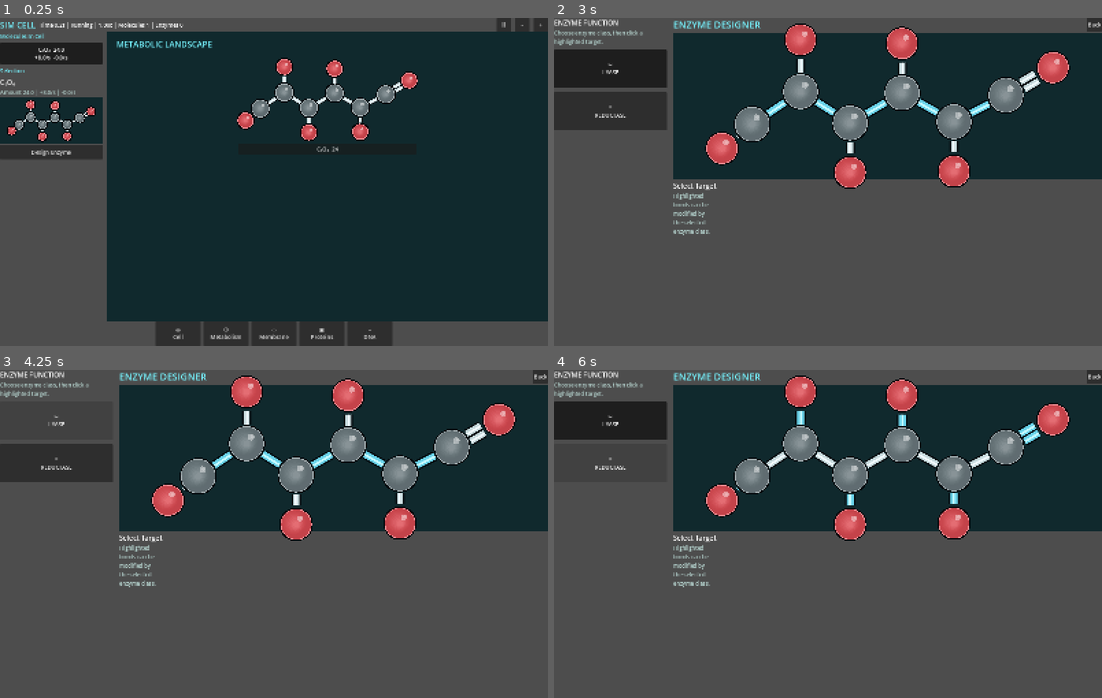
Above: before the commit, frames 1-4 (two rows, left to right).
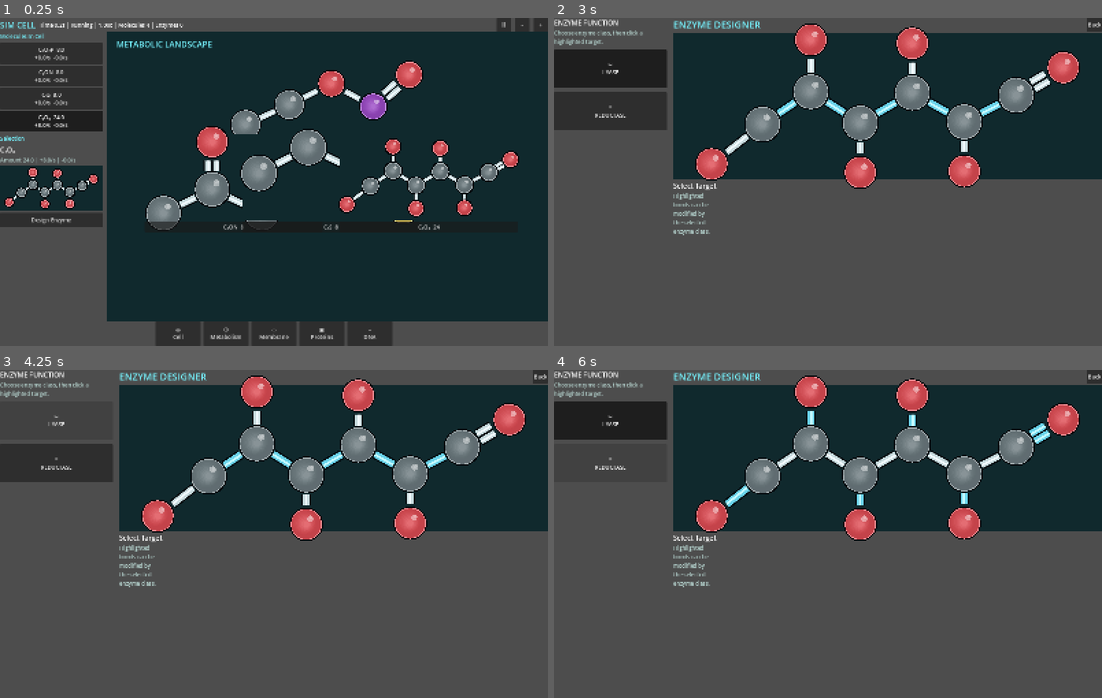
Above: after the commit, the same moments.

Repository: EliasEnglund/SimCell
Game: Godot game, scene res://scenes/main.tscn
Two runs of this game, one before a commit and one after it. Both use one fixed random seed, a clock stepped at 60 frames per second and the inputs below.
Inputs:
- Up to frame 1 (0.25 s): no input
- Up to frame 2 (3 s): click "Ⅱ" at 0.5 s; click "-" at 1.25 s; click "+" at 2 s; click "C₆O₆ 28.0 +8.0/s -0.0/s" at 2.75 s
- Up to frame 3 (4.25 s): click "✂ LYASE" at 3.5 s
- Up to frame 4 (6 s): click "= REDUCTASE" at 4.25 s; click "✂ LYASE" at 5 s; click "= REDUCTASE" at 5.75 s

The runs differ from the first frame. In frame 1, 16% of the frame differs, in the area x 0-95%, y 1-65%; in frame 2, 8.4%; in frame 3, 8.4%; in frame 4, 8.4%.

Commit message:
Add demo molecule shapes for rendering workshop

Diff:
--- a/scripts/core/molecule_graph.gd
+++ b/scripts/core/molecule_graph.gd
@@ -16,7 +16,7 @@
 		Vector2(190.0, -20.0)
 	]
 	var oxygen_offsets := [
-		Vector2(-50.0, 40.0),
+		Vector2(-84.0, 66.0),
 		Vector2(0.0, -86.0),
 		Vector2(0.0, 82.0),
 		Vector2(0.0, -82.0),
@@ -37,6 +37,65 @@
 	for i in 6:
 		bonds.append({"a": i * 2, "b": i * 2 + 1, "order": 2 if i == 5 else 1})
 	return normalize({"name": "Glucose", "atoms": atoms, "bonds": bonds})
+
+static func demo_molecules() -> Array[Dictionary]:
+	return [
+		_demo_nitrogen_fragment(),
+		_demo_phosphate_fragment(),
+		_demo_sulfur_fragment()
+	]
+
+static func _demo_nitrogen_fragment() -> Dictionary:
+	return normalize({
+		"name": "Amino Fragment",
+		"atoms": [
+			{"element": CARBON, "pos": Vector2(-82.0, 16.0)},
+			{"element": CARBON, "pos": Vector2(0.0, -24.0)},
+			{"element": CARBON, "pos": Vector2(84.0, 16.0)},
+			{"element": OXYGEN, "pos": Vector2(0.0, -104.0)},
+			{"element": "N", "pos": Vector2(154.0, -44.0)}
+		],
+		"bonds": [
+			{"a": 0, "b": 1, "order": 1},
+			{"a": 1, "b": 2, "order": 1},
+			{"a": 1, "b": 3, "order": 2},
+			{"a": 2, "b": 4, "order": 1}
+		]
+	})
+
+static func _demo_phosphate_fragment() -> Dictionary:
+	return normalize({
+		"name": "Phosphorylated Fragment",
+		"atoms": [
+			{"element": CARBON, "pos": Vector2(-70.0, 22.0)},
+			{"element": CARBON, "pos": Vector2(18.0, -18.0)},
+			{"element": OXYGEN, "pos": Vector2(102.0, -60.0)},
+			{"element": "P", "pos": Vector2(186.0, -14.0)},
+			{"element": OXYGEN, "pos": Vector2(258.0, -78.0)}
+		],
+		"bonds": [
+			{"a": 0, "b": 1, "order": 1},
+			{"a": 1, "b": 2, "order": 1},
+			{"a": 2, "b": 3, "order": 1},
+			{"a": 3, "b": 4, "order": 2}
+		]
+	})
+
+static func _demo_sulfur_fragment() -> Dictionary:
+	return normalize({
+		"name": "Sulfur Fragment",
+		"atoms": [
+			{"element": CARBON, "pos": Vector2(-80.0, 18.0)},
+			{"element": CARBON, "pos": Vector2(0.0, -24.0)},
+			{"element": CARBON, "pos": Vector2(82.0, 16.0)},
+			{"element": "S", "pos": Vector2(154.0, 74.0)}
+		],
+		"bonds": [
+			{"a": 0, "b": 1, "order": 1},
+			{"a": 1, "b": 2, "order": 1},
+			{"a": 2, "b": 3, "order": 1}
+		]
+	})
 
 static func clone(graph: Dictionary) -> Dictionary:
 	var atoms: Array[Dictionary] = []
--- a/scripts/core/simulation_state.gd
+++ b/scripts/core/simulation_state.gd
@@ -59,6 +59,11 @@
 	molecule_amounts[glucose_id] = 24.0
 	molecule_rates[glucose_id] = {"production": GLUCOSE_IMPORT_PER_SECOND, "consumption": 0.0}
 	selected_molecule = glucose_id
+	for demo in Graph.demo_molecules():
+		var demo_id: String = demo["signature"]
+		molecule_types[demo_id] = demo
+		molecule_amounts[demo_id] = 8.0
+		molecule_rates[demo_id] = {"production": 0.0, "consumption": 0.0}
 	emit_signal("event_logged", "New culture started with glucose import at 8 molecules/s.")
 	emit_signal("changed")
 
--- a/tests/simulation_smoke_test.gd
+++ b/tests/simulation_smoke_test.gd
@@ -5,7 +5,7 @@
 func _init() -> void:
 	var sim = SimulationStateScript.new()
 	var glucose_id: String = sim.selected_molecule
-	assert(sim.present_molecule_ids().size() == 1)
+	assert(sim.present_molecule_ids().size() >= 4)
 	assert(sim.molecule_types[glucose_id].get("formula", "") == "C₆O₆")
 	assert(sim.valid_targets("lyase", glucose_id).size() > 0)
 	assert(sim.valid_targets("reductase", glucose_id).size() > 0)
